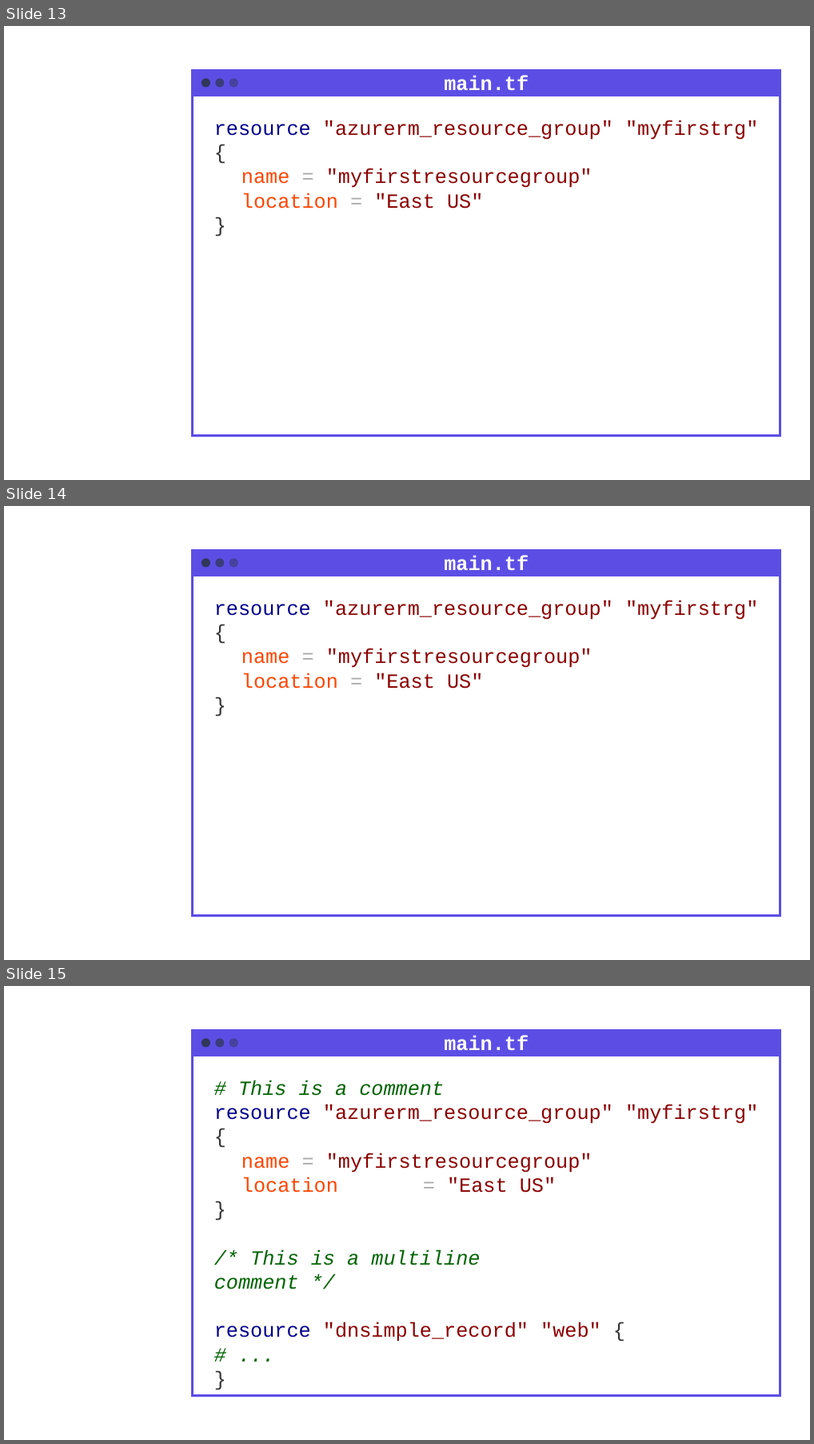
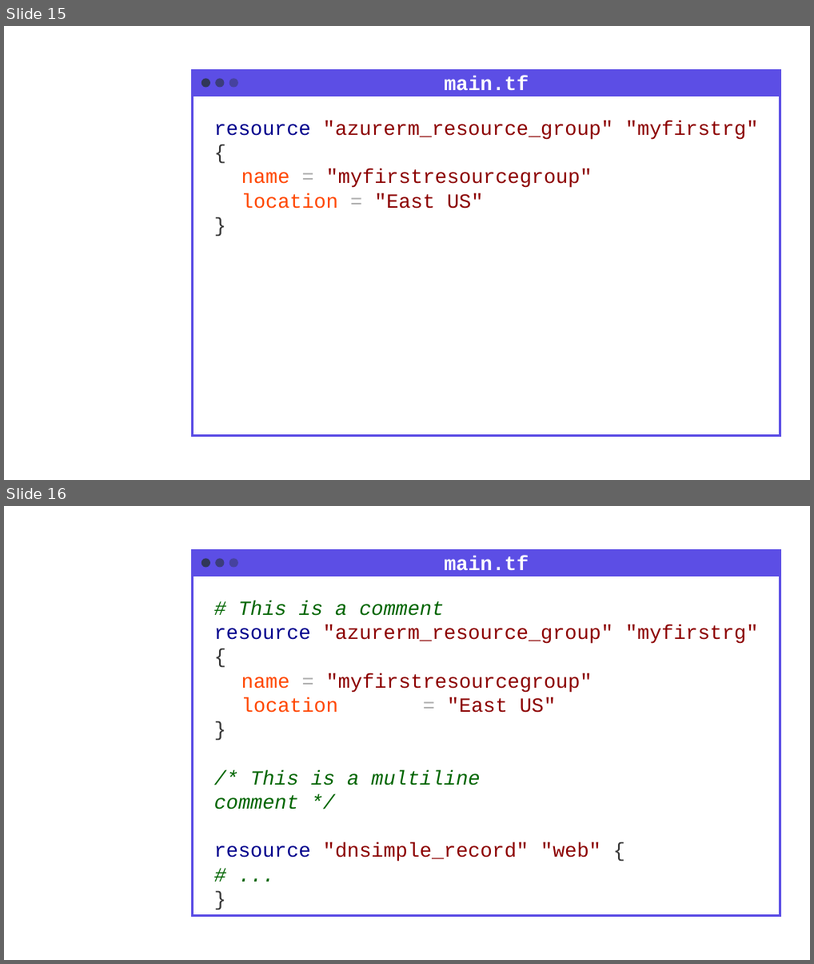
Before and after one commit to DheerajJoshi/azure-workshop-training, a slide deck: Slides/Azure and Terraform Workshop - Chapter 2.pptx. Shown one above the other, each under a label of ours: slides 13, 14 and 15 before the commit, slides 15 and 16 after it. The pictures are 814x1444 and 814x964 pixels, drawn with LibreOffice and Linux fonts; fonts in the diff are those of the drawing; background and template pictures are left out. Boxes give left, top, right and bottom in pixels: in the first picture for what was removed or moved away, otherwise in the second. Text is boxed around its words. In the diff, an @@ line names an element or a change of style, - is before the commit and + after.

```diff
--- a/Slides/Azure and Terraform Workshop - Chapter 2.pptx
+++ b/Slides/Azure and Terraform Workshop - Chapter 2.pptx
@@ slide 14 removed at (4,506,810,960), background #FFFFFF; not listed: 5 template elements that a slide beside it also shows @@
@@ text removed at (444,556,529,577) @@
-main.tf
@@ text removed at (214,600,758,688) @@
-resource "azurerm_resource_group" "myfirstrg" {
-name = "myfirstresourcegroup"
-location = "East US"
-}
@@ what was slide 13 is now slide 15 @@
@@ what was slide 15 is now slide 16 @@
```
Also in this commit, not shown: 2 slides changed, 2 slides added, 5 other files.
